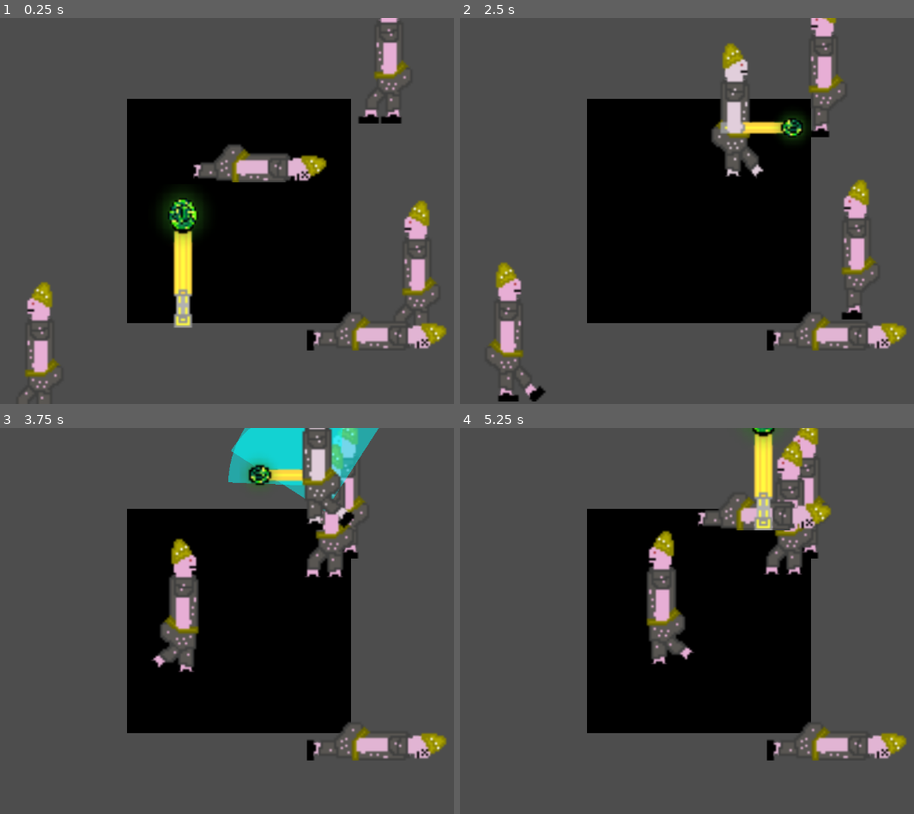
Above: before the commit, frames 1-4 (two rows, left to right).
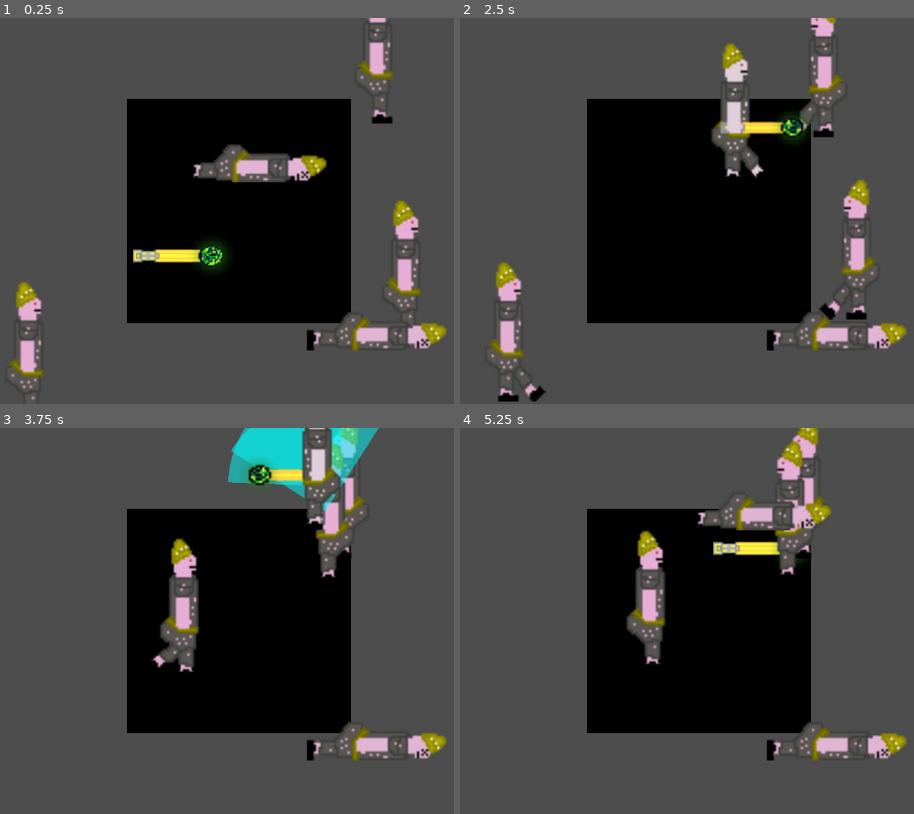
Above: after the commit, the same moments.

Repository: ReneZwiletitsch/PirateJam16
Game: Godot game, scene res://Scenes/generated_level.tscn
The game is run twice, just before and just after one commit, with the same random seed, the same clock (stepped at 60 frames per second) and the same inputs. This scene is started directly instead of the project's main scene.
Inputs (mouse positions are in pixels of both pictures, inside the frame that each line leads up to):
- Up to frame 1 (0.25 s): no input
- Up to frame 2 (2.5 s): move the mouse to (850, 191) at 0.52 s; press the mouse at (850, 191) at 0.53 s; hold D (right) 0.53-1.28 s; tap C (necromancy) at 0.8, 1.35, 2.3 s; move the mouse to (559, 230) at 1.27 s; release the mouse at (559, 230) at 1.28 s; hold S (down) 1.28-2.03 s; click (559, 230) at 1.55 s; move the mouse to (768, 126) at 2.02 s; hold D (right) from 2.03 s (still down); hold Mouse wheel up (ScrollZoomIn) from 2.03 s (still down)
- Up to frame 3 (3.75 s): move the mouse to (204, 698) at 2.77 s; release D (right) at 2.78 s; release Mouse wheel up (ScrollZoomIn) at 2.78 s; hold W (up) 2.78-3.53 s; tap Mouse wheel down (ScrollZoomOut) at 2.85 s; click (204, 698) at 3.05 s; move the mouse to (444, 678) at 3.52 s; press the mouse at (444, 678) at 3.53 s; hold A (left) from 3.53 s (still down)
- Up to frame 4 (5.25 s): tap C (necromancy) at 3.8, 4.35 s; move the mouse to (491, 563) at 4.27 s; release the mouse at (491, 563) at 4.28 s; click (491, 563) at 4.55 s; move the mouse to (732, 621) at 5.02 s; release A (left) at 5.03 s; hold S (down) from 5.03 s (still down); hold E (test) from 5.03 s (still down)

The runs differ from the first frame. In frame 1, 6.5% of the frame differs, in the area x 1-97%, y 0-100%; in frame 2, 0.5%; in frame 3, 0.7%; in frame 4, 4.7%.

Commit message:
fixed animations and scales

Diff:
--- a/piratejam16/Scenes/AIChar.tscn
+++ b/piratejam16/Scenes/AIChar.tscn
@@ -10,6 +10,10 @@
 [ext_resource type="Texture2D" uid="uid://ds1i7gbxe4fvg" path="res://assets/sprites/characters/Basic_undead_mirrored-Sheet.png" id="6_g1b3n"]
 [ext_resource type="Texture2D" uid="uid://hrmu7j50hwl6" path="res://assets/sprites/characters/Basic_undead-Sheet.png" id="6_k55w1"]
 
+[sub_resource type="AtlasTexture" id="AtlasTexture_45456"]
+atlas = ExtResource("3_ypjk7")
+region = Rect2(0, 0, 64, 64)
+
 [sub_resource type="AtlasTexture" id="AtlasTexture_bt5dx"]
 atlas = ExtResource("3_ypjk7")
 region = Rect2(0, 0, 64, 64)
@@ -41,6 +45,10 @@
 [sub_resource type="AtlasTexture" id="AtlasTexture_jafu4"]
 atlas = ExtResource("4_yp5so")
 region = Rect2(192, 0, 64, 64)
+
+[sub_resource type="AtlasTexture" id="AtlasTexture_ntwlw"]
+atlas = ExtResource("6_g1b3n")
+region = Rect2(0, 0, 64, 64)
 
 [sub_resource type="AtlasTexture" id="AtlasTexture_28i20"]
 atlas = ExtResource("6_g1b3n")
@@ -78,10 +86,18 @@
 animations = [{
 "frames": [{
 "duration": 1.0,
+"texture": SubResource("AtlasTexture_45456")
+}],
+"loop": true,
+"name": &"alive_idle_left",
+"speed": 5.0
+}, {
+"frames": [{
+"duration": 1.0,
 "texture": ExtResource("4_i6bii")
 }],
 "loop": true,
-"name": &"alive_idle",
+"name": &"alive_idle_right",
 "speed": 5.0
 }, {
 "frames": [{
@@ -136,10 +152,18 @@
 }, {
 "frames": [{
 "duration": 1.0,
+"texture": SubResource("AtlasTexture_ntwlw")
+}],
+"loop": true,
+"name": &"undead_idle_left",
+"speed": 5.0
+}, {
+"frames": [{
+"duration": 1.0,
 "texture": ExtResource("4_r1r8o")
 }],
 "loop": true,
-"name": &"undead_idle",
+"name": &"undead_idle_right",
 "speed": 5.0
 }, {
 "frames": [{
@@ -181,11 +205,12 @@
 radius = 7.07107
 
 [node name="AIChar" type="CharacterBody2D"]
+z_index = 1
 script = ExtResource("2_moamb")
 
 [node name="AnimatedSprite2D" type="AnimatedSprite2D" parent="."]
 sprite_frames = SubResource("SpriteFrames_h1yg5")
-animation = &"alive_walking_left"
+animation = &"undead_idle_left"
 autoplay = "alive_walking_right"
 
 [node name="CollisionShape2D" type="CollisionShape2D" parent="."]
--- a/piratejam16/Scenes/level_generation_and_handling.gd
+++ b/piratejam16/Scenes/level_generation_and_handling.gd
@@ -35,8 +35,6 @@
 
 			if Singleton.current_character.attack_rdy:
 				Singleton.current_character.attack() #starts cooldown
-
-
 
 			else:
 				print("on cooldown",Singleton.max_attack_cooldown/Singleton.current_player_dex)
@@ -83,6 +81,8 @@
 			#spawn staff
 			var scene = preload("res://Scenes/staff.tscn")
 			var instance = scene.instantiate()
+			instance.rotate(PI/2)
+			instance.set_scale(Vector2(0.7,0.7))
 			instance.position = Singleton.player_position
 			add_child(instance,true)
 			Singleton.staff_instance = instance
--- a/piratejam16/scripts/Singleton.gd
+++ b/piratejam16/scripts/Singleton.gd
@@ -23,6 +23,9 @@
 var staff_instance = null
 
 
+
+
+
 func player_damage(strenght):
 	current_player_hp -= strenght
 	if current_player_hp <=0:
--- a/piratejam16/scripts/ai_char.gd
+++ b/piratejam16/scripts/ai_char.gd
@@ -17,7 +17,8 @@
 @onready var attack_rdy := true
 @onready var aim
 @onready var target_polygon = Polygon2D.new()
-@onready var last_animation = "alive_idle"
+@onready var last_animation = ""
+@onready var last_direction = "right"
 
 signal player_attack_woundup(aim)
 
@@ -37,7 +38,7 @@
 func necromancy():
 	if not dead and playercontrol:
 		$AnimatedSprite2D.set_animation("dead")
-		Singleton.player_position = global_position
+		Singleton.player_position = global_position + Vector2(0,40)
 		Singleton.current_player_hp = 0
 		Singleton.current_player_strenght = 0
 		Singleton.current_player_dex = 0
@@ -47,7 +48,8 @@
 
 	elif get_local_mouse_position().length() < 32 and dead and not fully_dead and (global_position-Singleton.player_position).length() <Singleton.necromancy_range and Singleton.current_character == null:
 		print("did a necromancy")
-		$AnimatedSprite2D.set_animation("undead_idle")
+		$AnimatedSprite2D.set_animation("undead_idle_right")
+		last_animation = "undead_idle_right"
 		Singleton.player_died = false
 		Singleton.current_character = $"."
 		dead = false
@@ -98,8 +100,11 @@
 		fully_dead = true
 		dead = true
 		Singleton.current_character = null
-		Singleton.player_position = global_position+ Vector2(10,0)
+		Singleton.player_position = global_position+ Vector2(0,40)
 		$AnimatedSprite2D.set_animation("deadge")
+		self.set_scale(Vector2(0.5,0.5))
+		self.position += Vector2(0,16)
+		self.set_z_index(0)
 		print("end of the function")
 		playercontrol = false
 
@@ -137,9 +142,13 @@
 	target_polygon.visible = true
 	$Attack_timer.start(Singleton.max_attack_cooldown/current_char.dex)
 	if not playercontrol:
+		last_animation = "alive_idle_"+last_direction
+		$AnimatedSprite2D.set_animation(last_animation)
 		aim = (Singleton.current_character.global_position-global_position).normalized()
 		target_polygon.rotate(aim.angle()-target_polygon.get_rotation()-PI/4)
 	else:
+		last_animation = "undead_idle_"+last_direction
+		$AnimatedSprite2D.set_animation(last_animation)
 		aim = Singleton.current_character.get_local_mouse_position().normalized()
 		target_polygon.rotate(aim.angle()-target_polygon.get_rotation()-PI/4)
 
@@ -211,14 +220,20 @@
 
 
 		if playercontrol:
-			animation_name += "undead_walking"
-		else:
-			animation_name += "alive_walking"
+			animation_name += "undead"
+		else:
+			animation_name += "alive"
 
 		if velocity[0]>0:
-			animation_name += "_right"
-		else:
-			animation_name +="_left"
+			animation_name += "_walking_right"
+			last_direction = "right"
+		elif velocity[0]<0:
+			animation_name +="_walking_left"
+			last_direction = "left"
+		else:# velocity[0]<0:
+			animation_name +="_idle_"
+			animation_name += last_direction
+
 
 		if animation_name != last_animation:
 			$AnimatedSprite2D.set_animation(animation_name)
@@ -231,7 +246,7 @@
 class AIcharacter:
 	#stats
 	var rng = RandomNumberGenerator.new()
-	var max_hp :=  rng.randi_range(1, 100)
+	var max_hp := rng.randi_range(1, 100)
 	var strenght := rng.randi_range(1, 10)
 	var speed := rng.randi_range(50, 100)
 	var dex := rng.randi_range(1, 100)
Not shown: 1 places in piratejam16/Scenes/AIChar.tscn that only renumber resources
